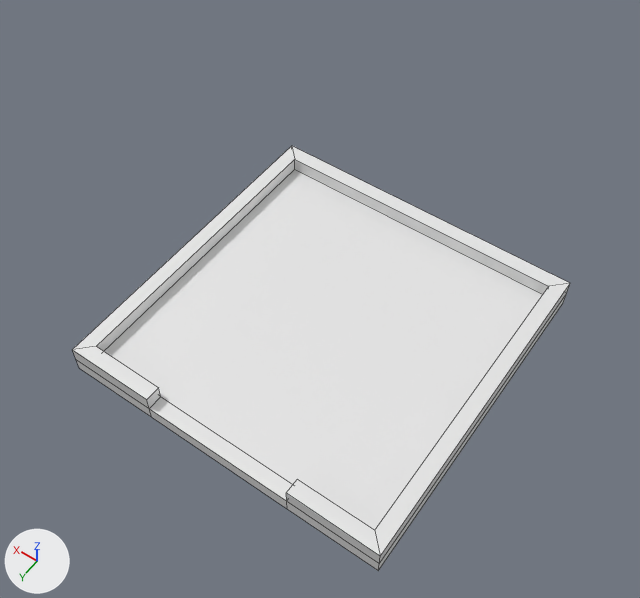
Before and after pictures for a commit that changed the Blender file Parts/Respawn.blend.
Before and after are seen from a 50 mm camera at (-18.7, 27.1, 45.8) aimed at (-0.2, 1.2, 5.1). The axes (+X, +Y, +Z) are drawn at lower left. The lights are the same throughout. Mesh edges are drawn as thin lines.

Objects in the first picture: '立方体'.
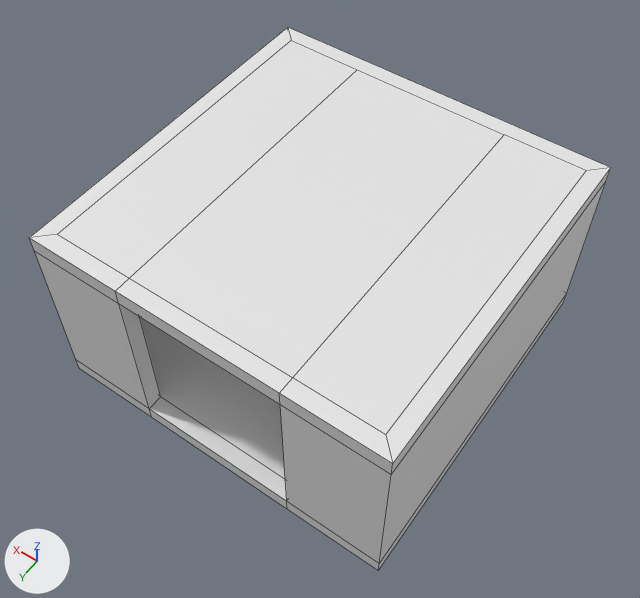
What changed in the scene script:
```text
Change me_立方体:
    used by ob_立方体; location = (0.0, 0.0, 0.0)
    remove me_立方体.from_pydata(...)  # 30 vertices, 26 faces; spans x -11.0..11.0, y -11.0..11.0, z 0.0..2.0
    add me_立方体.from_pydata(...)  # 46 vertices, 40 faces; spans x -11.0..11.0, y -11.0..11.0, z 0.0..12.0
    me_立方体 part 1
    12 vertices are removed from x -11.0..11.0, y -11.0..11.0, z 2.0
    17 faces are deleted
    5 vertices are added at (-10.0, 10.0, 12.0), (5.0, 10.0, 12.0), (-10.0, -10.0, 12.0), (5.0, -10.0, 12.0), (5.0, -10.0, 11.0)
    12 new vertices lie (0.0, 0.0, 10.0) away from vertices in x -11.0..11.0, y -11.0..11.0, z 1.0
    6 new vertices lie (0.0, 0.0, 1.0) away from vertices in x -11.0..11.0, y -11.0..11.0, z 11.0
    5 new vertices lie (5.0, 0.0, 0.0) away from vertices in x -10.0..5.0, y -10.0..10.0, z 11.0..12.0
    31 new faces join them
```

Changed parts and their boxes (x1, y1, x2, y2) in the pictures (640 x 598 px):
'立方体', reshaped (17% wider, 28% taller)
    before: (72, 146, 570, 570)
    after: (29, 27, 611, 570)
part 1 of me_立方体, built on
    before: (72, 146, 570, 559)
    after: (29, 27, 611, 559)
